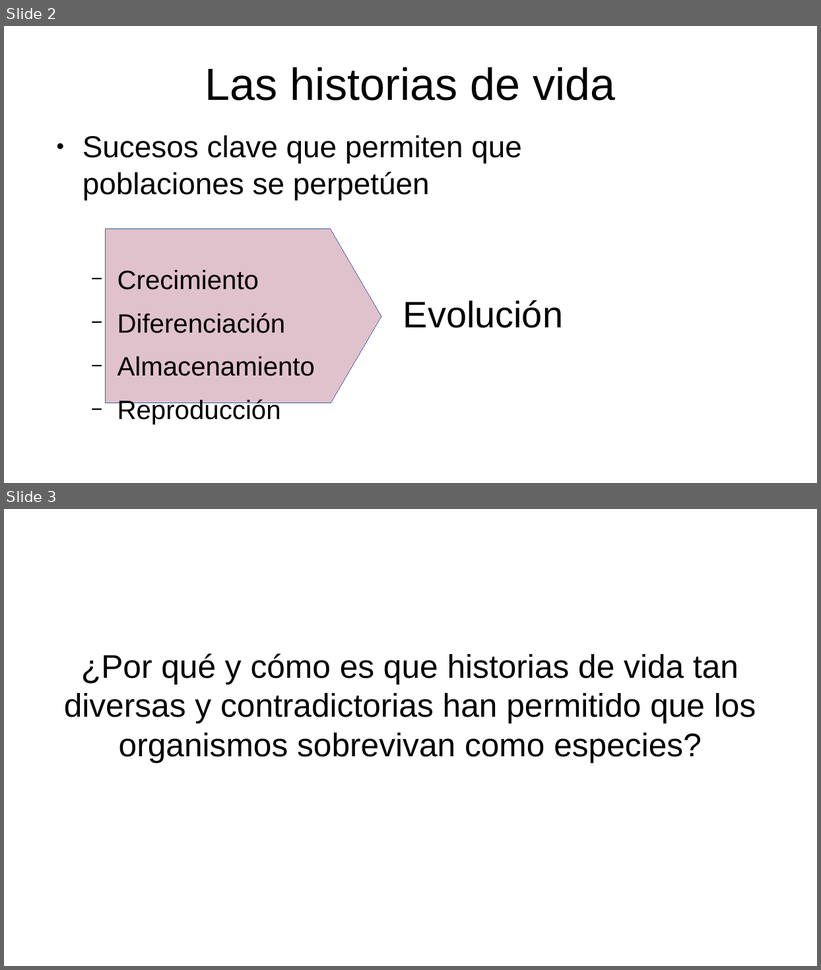
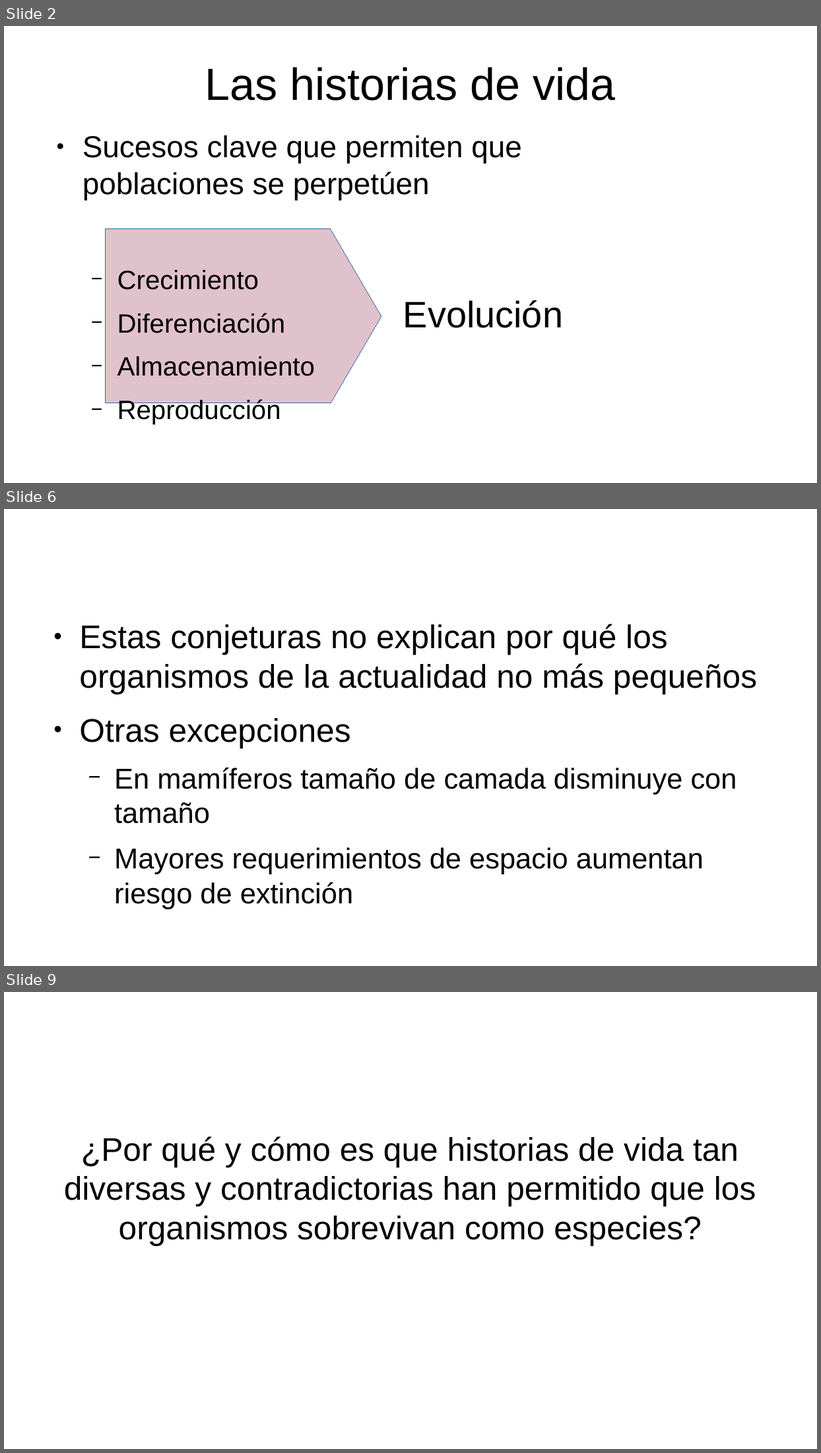
Before and after one commit to gerardommc/Ecologia-poblaciones, a slide deck: Unidad-3/Componentes-historia.odp. Shown one above the other, each under a label of ours: slides 2 and 3 before the commit, slides 2, 6 and 9 after it; the slides between them are not shown. The pictures are 821x970 and 821x1453 pixels, drawn with LibreOffice and Linux fonts; fonts in the diff are those of the drawing. Boxes give left, top, right and bottom in pixels: in the first picture for what was removed or moved away, otherwise in the second. Text is boxed around its words. In the diff, an @@ line names an element or a change of style, - is before the commit and + after.

```diff
--- a/Unidad-3/Componentes-historia.odp
+++ b/Unidad-3/Componentes-historia.odp
@@ slide 6 added at box(4, 509, 817, 966), background #FFFFFF @@
@@ text added at box(79, 624, 757, 875), 28 pt, text #000000 @@
+● Estas conjeturas no explican por qué los organismos de la actualidad no más pequeños
+● Otras excepciones
+  − En mamíferos tamaño de camada disminuye con tamaño
+  − Mayores requerimientos de espacio aumentan riesgo de extinción
@@ what was slide 3 is now slide 9 @@
```
Also in this commit, not shown: 5 other slides added, 7 other files.
